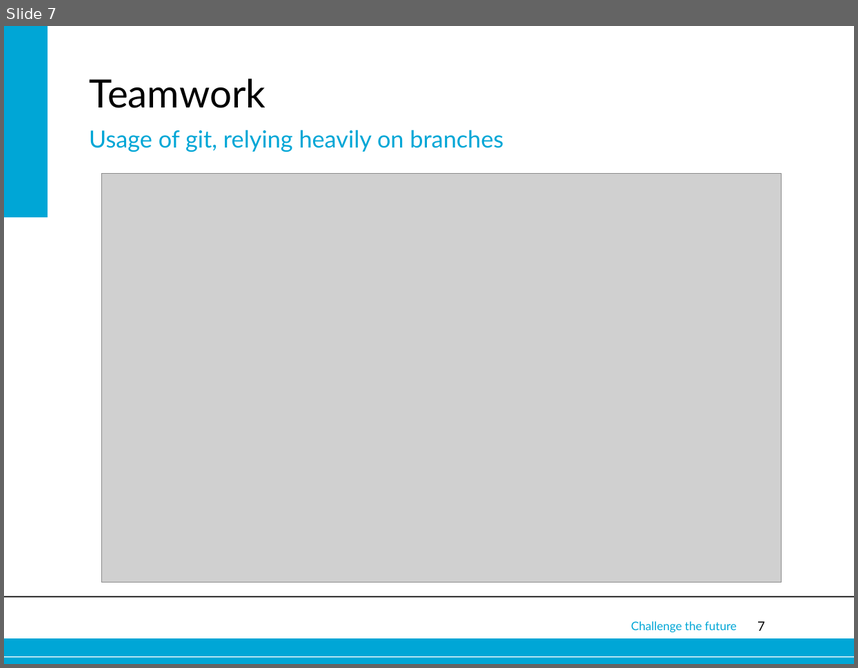
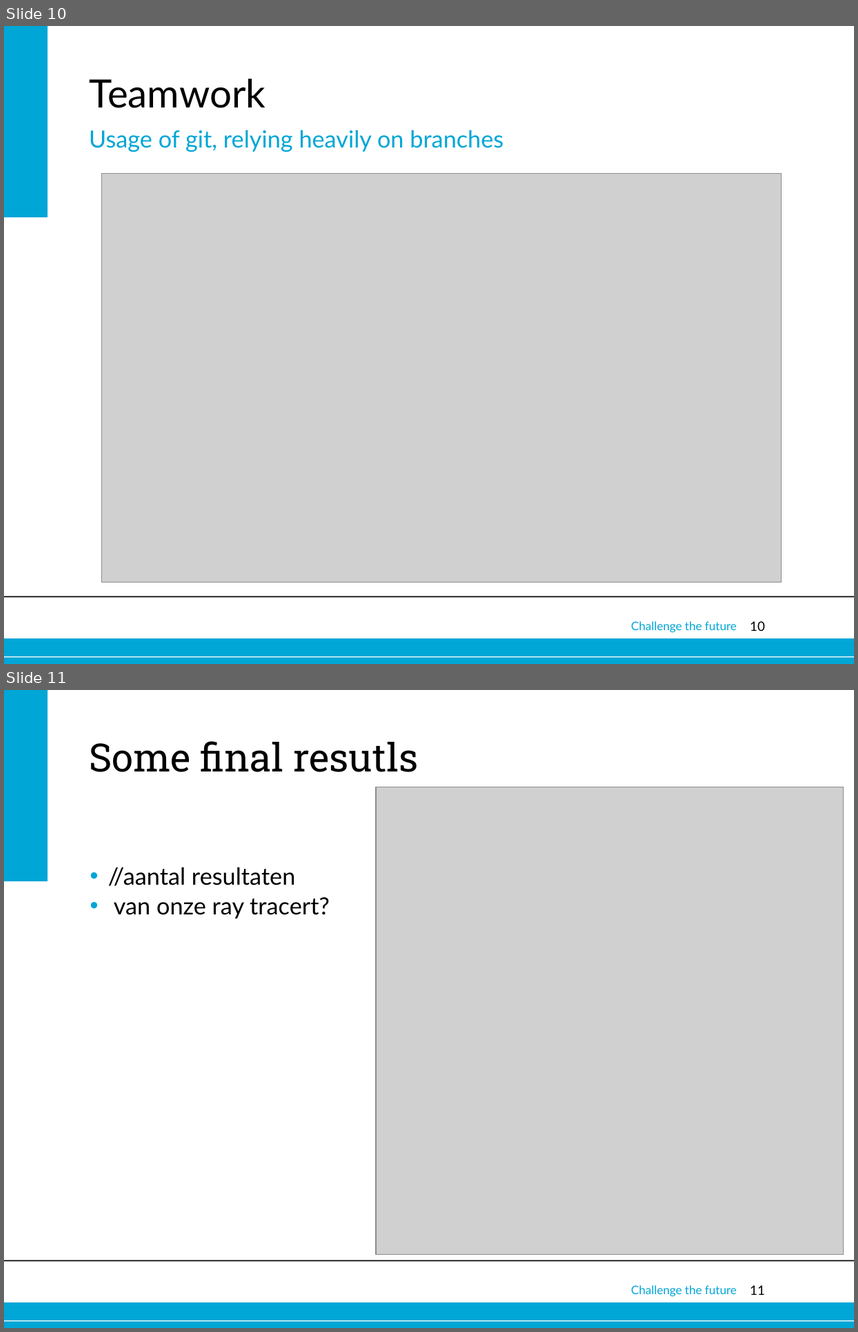
Before and after one commit to wmorssink/raytracert, a slide deck: RayTracing.ppt. Shown one above the other, each under a label of ours: slide 7 before the commit, slides 10 and 11 after it. The pictures are 858x668 and 858x1332 pixels, drawn with LibreOffice and Linux fonts; fonts in the diff are those of the drawing; grey boxes stand for pictures; background and template pictures are left out. Boxes give left, top, right and bottom in pixels: in the first picture for what was removed or moved away, otherwise in the second. Text is boxed around its words. In the diff, an @@ line names an element or a change of style, - is before the commit and + after.

```diff
--- a/RayTracing.ppt
+++ b/RayTracing.ppt
@@ slide 11 added at (4,690,854,1328), background #FFFFFF; not listed: 6 template elements that a slide beside it also shows @@
@@ title added at (90,741,418,772), 33 pt, text #000000 @@
+Some final resutls
@@ picture added at (377,787,844,1254) @@
@@ text added at (108,867,330,918), 20 pt, text #000000 @@
+• //aantal resultaten
+• van onze ray tracert?
@@ what was slide 7 is now slide 10 @@
@@ page number at (750,621,765,630): text changed @@
-7
+10
```
Also in this commit, not shown: 1 slide changed, 3 other slides added.
